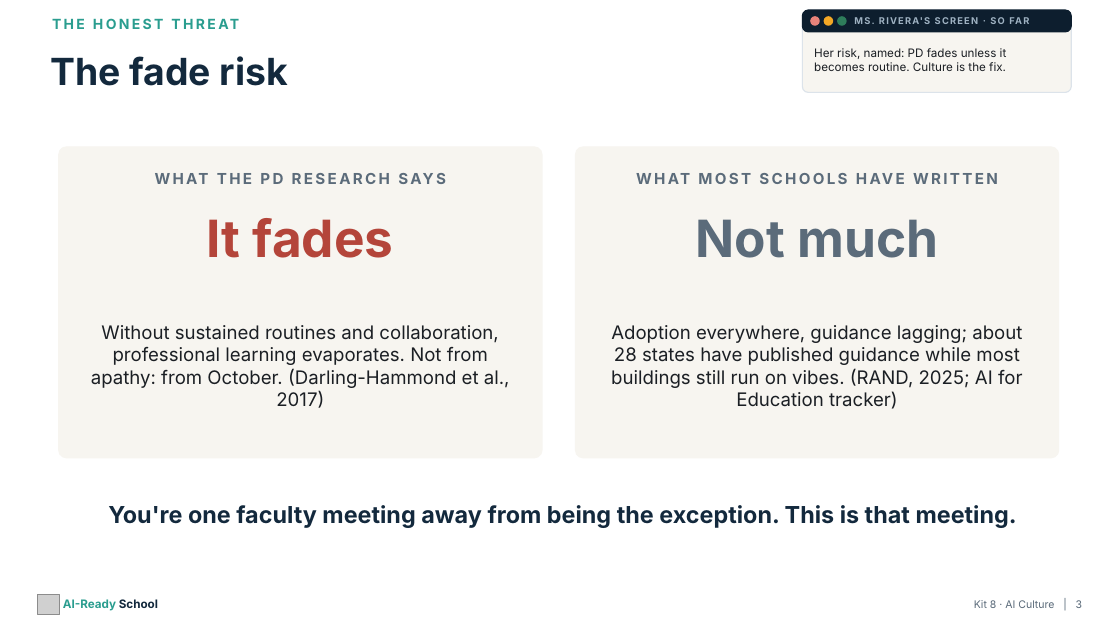
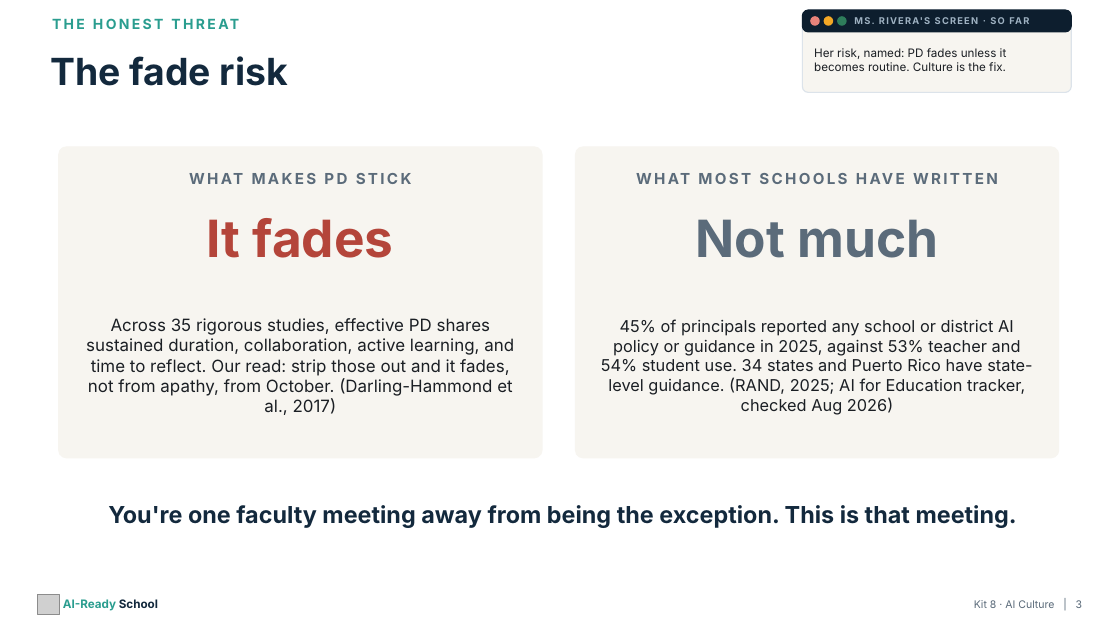
Before and after one commit to aspinozzi1/Ai-School-Ready, a slide deck: slide 3 of kits/kit08/Kit08_PresentationDeck.pptx. Drawn at 1120x630 pixels with LibreOffice and Linux fonts; fonts in the diff are those of the drawing; grey boxes stand for pictures. Boxes give left, top, right and bottom in pixels: in the first picture for what was removed or moved away, otherwise in the second. Text is boxed around its words. In the diff, an @@ line names an element or a change of style, - is before the commit and + after.

```diff
--- a/kits/kit08/Kit08_PresentationDeck.pptx
+++ b/kits/kit08/Kit08_PresentationDeck.pptx
@@ text at (59, 164, 542, 193): text changed @@
-WHAT THE PD RESEARCH SAYS
+WHAT MAKES PD STICK
@@ text at (86, 318, 514, 415): text changed; size 16 to 14.5 pt @@
-Without sustained routines and collaboration, professional learning evaporates. Not from apathy: from October. (Darling-Hammond et al., 2017)
+Across 35 rigorous studies, effective PD shares sustained duration, collaboration, active learning, and time to reflect. Our read: strip those out and it fades, not from apathy, from October. (Darling-Hammond et al., 2017)
@@ text at (601, 319, 1032, 415): text changed; size 16 to 14 pt @@
-Adoption everywhere, guidance lagging; about 28 states have published guidance while most buildings still run on vibes. (RAND, 2025; AI for Education tracker)
+45% of principals reported any school or district AI policy or guidance in 2025, against 53% teacher and 54% student use. 34 states and Puerto Rico have state-level guidance. (RAND, 2025; AI for Education tracker, checked Aug 2026)
```
Also in this commit, not shown: 36 other files.
